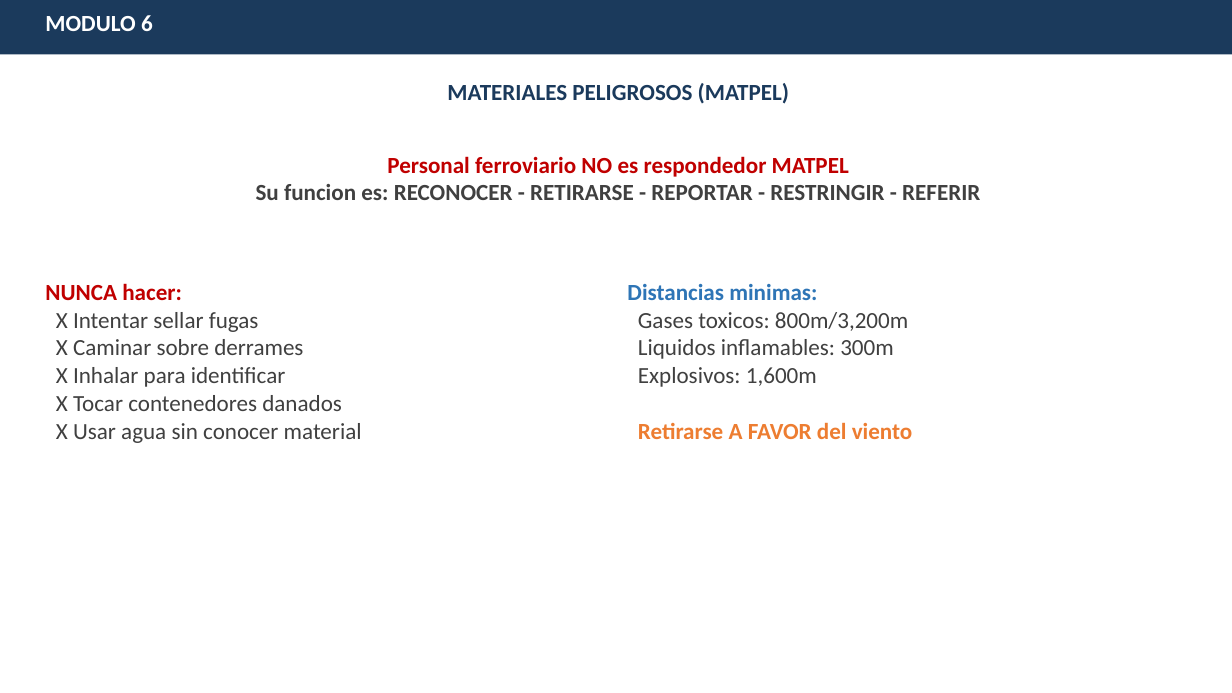
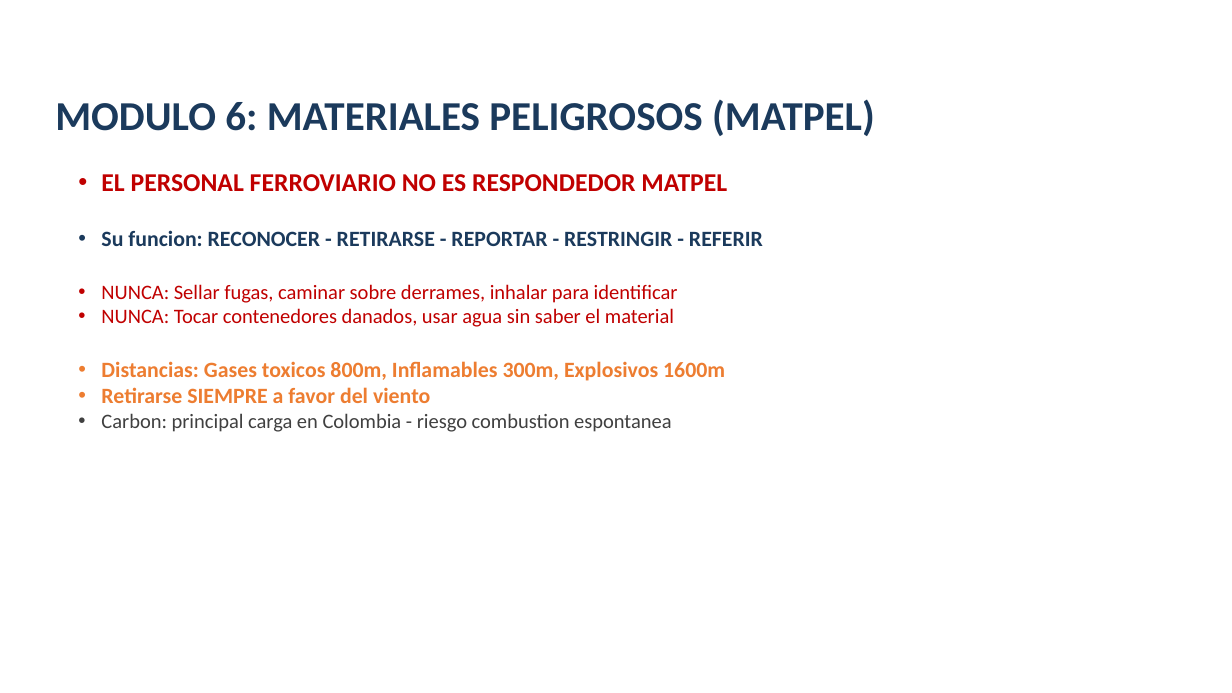
Before and after one commit to brookeprueba1/capacitacion-emergencias-ferroviarias, a slide deck: slide 15 of PRESENTACION_EMERGENCIAS_FERROVIARIAS_COLOMBIA.pptx (slide 13 before the commit). Drawn at 1232x693 pixels with LibreOffice and Linux fonts; fonts in the diff are those of the drawing. Boxes give left, top, right and bottom in pixels: in the first picture for what was removed or moved away, otherwise in the second. Text is boxed around its words. In the diff, an @@ line names an element or a change of style, - is before the commit and + after.

```diff
--- a/PRESENTACION_EMERGENCIAS_FERROVIARIAS_COLOMBIA.pptx
+++ b/PRESENTACION_EMERGENCIAS_FERROVIARIAS_COLOMBIA.pptx
@@ rectangle removed at bbox=[0, 0, 1232, 55] @@
@@ text removed at bbox=[45, 15, 153, 31] @@
-MODULO 6
@@ text "MODULO 6: MATERIALES PELIGROSOS (MATPEL)" at bbox=[55, 99, 875, 136]: vertical alignment top to bottom @@
@@ text at bbox=[55, 99, 875, 136]: text changed; size 18 to 32 pt @@
-MATERIALES PELIGROSOS (MATPEL)
+MODULO 6: MATERIALES PELIGROSOS (MATPEL)
@@ text added at bbox=[101, 174, 763, 432], 16 pt, text #C00000, bold @@
+• EL PERSONAL FERROVIARIO NO ES RESPONDEDOR MATPEL
+• Su funcion: RECONOCER - RETIRARSE - REPORTAR - RESTRINGIR - REFERIR
+• NUNCA: Sellar fugas, caminar sobre derrames, inhalar para identificar
+• NUNCA: Tocar contenedores danados, usar agua sin saber el material
+• Distancias: Gases toxicos 800m, Inflamables 300m, Explosivos 1600m
+• Retirarse SIEMPRE a favor del viento
+• Carbon: principal carga en Colombia - riesgo combustion espontanea
@@ text removed at bbox=[256, 156, 980, 200] @@
-Personal ferroviario NO es respondedor MATPEL
-Su funcion es: RECONOCER - RETIRARSE - REPORTAR - RESTRINGIR - REFERIR
@@ text removed at bbox=[45, 283, 362, 443] @@
-NUNCA hacer:
-X Intentar sellar fugas
-X Caminar sobre derrames
-X Inhalar para identificar
-X Tocar contenedores danados
-X Usar agua sin conocer material
@@ text removed at bbox=[627, 284, 913, 439] @@
-Distancias minimas:
-Gases toxicos: 800m/3,200m
-Liquidos inflamables: 300m
-Explosivos: 1,600m
-Retirarse A FAVOR del viento
```
Also in this commit, not shown: 14 other slides changed, 7 slides added, 6 slides removed.
